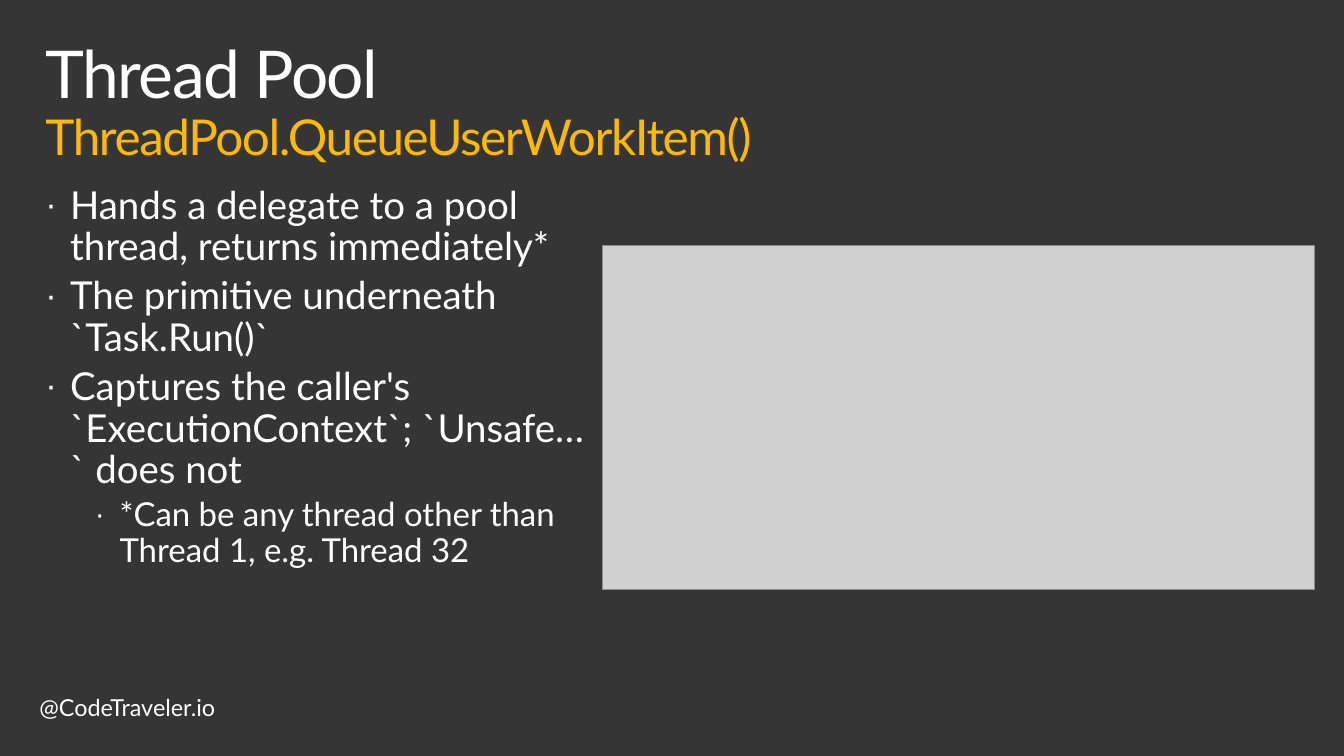
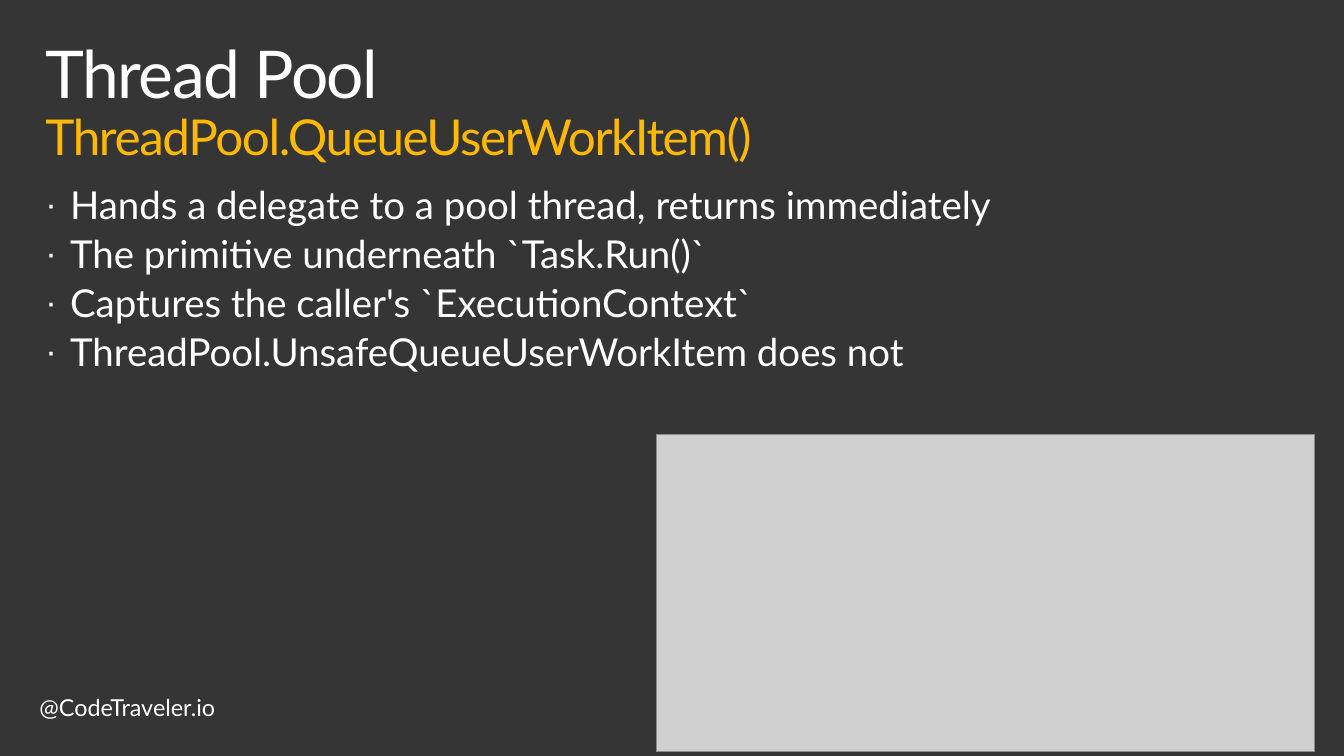
Before and after one commit to TheCodeTraveler/BecomeAnExpertWithAsyncAwait, a slide deck: slide 4 of 4. Creating Custom Implementation of Task/CreatingTaskFromScratch.pptx. Drawn at 1344x756 pixels with LibreOffice and Linux fonts; fonts in the diff are those of the drawing; grey boxes stand for pictures; background and template pictures are left out. Boxes give left, top, right and bottom in pixels: in the first picture for what was removed or moved away, otherwise in the second. Text is boxed around its words. In the diff, an @@ line names an element or a change of style, - is before the commit and + after.

Commit message:
Update Slides

```diff
--- a/4. Creating Custom Implementation of Task/CreatingTaskFromScratch.pptx
+++ b/4. Creating Custom Implementation of Task/CreatingTaskFromScratch.pptx
@@ text at bbox=[70, 190, 991, 226]: text changed @@
-· Hands a delegate to a pool thread, returns immediately*
+· Hands a delegate to a pool thread, returns immediately
@@ text at bbox=[70, 288, 904, 372]: text changed @@
-· Captures the caller's `ExecutionContext`; `Unsafe…` does not
-    · *Can be any thread other than Thread 1, e.g. Thread 32
+· Captures the caller's `ExecutionContext`
+· ThreadPool.UnsafeQueueUserWorkItem does not
@@ picture: place and size @@
-picture at bbox=[603, 246, 1314, 590]
+picture at bbox=[657, 435, 1314, 752]
```
Also in this commit, not shown: 5 other slides changed, 1 other file.
